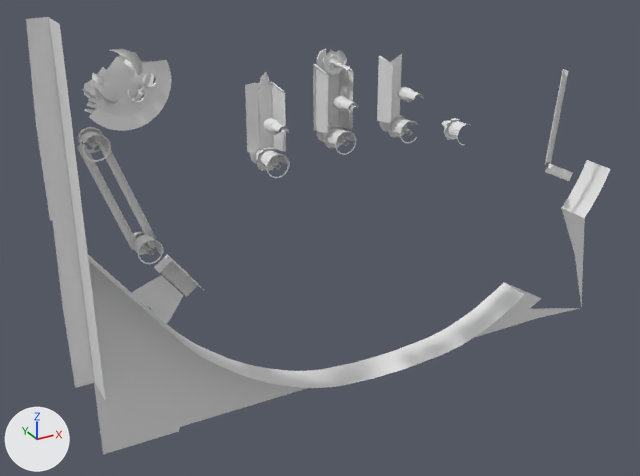
An edit to the OBJ model RoyalFlush_1957/gameitems/Primitive.LM_GI_l1_Parts.obj, drawn before and after from the same camera.
The view is the same before and after, from a 50 mm camera at (-668.0, -985.0, -189.0) aimed at (-95.0, 55.0, -709.0). The lights are fixed; the arrows at lower left show +X, +Y and +Z. Where no turn or scale is listed for an object, it has been applied to the vertices. Vertices at the same position are counted once.

In view in the first picture: 'LM_GI_l1_Parts'.
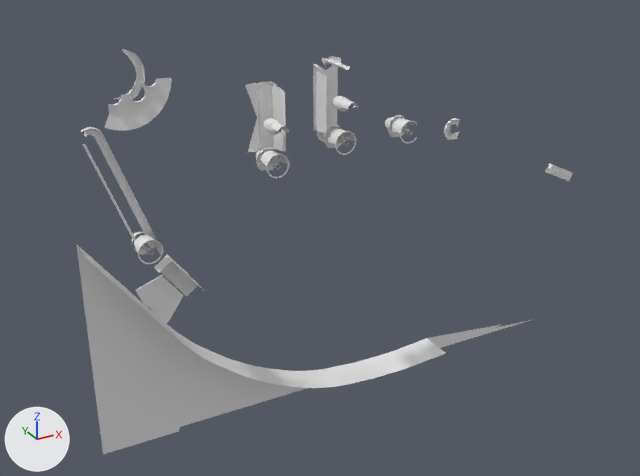
The change, as JSON lines over the scene's bpy script:
```json
{"block": "me_lm_gi_l1_parts", "where": "# used by ob_lm_gi_l1_parts; location = (0.0, 0.0, 0.0)"}
{"op": "remove", "block": "me_lm_gi_l1_parts", "code": "me_lm_gi_l1_parts.from_pydata(...)  # 5138 vertices, 7342 faces; spans x -476.0..452.0, y -24.0..89.0, z -965.0..-362.0"}
{"op": "add", "block": "me_lm_gi_l1_parts", "code": "me_lm_gi_l1_parts.from_pydata(...)  # 3204 vertices, 4574 faces; spans x -445.0..394.0, y -24.0..67.0, z -965.0..-403.0"}
{"block": "me_lm_gi_l1_parts", "change": "me_lm_gi_l1_parts part 1: 30 loose pieces with 1582 vertices, spanning x -476.0..330.0, y -24.0..89.0, z -844.0..-362.0, are deleted"}
{"block": "me_lm_gi_l1_parts", "change": "me_lm_gi_l1_parts part 2: 211 vertices removed from x -204.0..30.0, y -3.0..58.0, z -579.0..-434.0"}
{"block": "me_lm_gi_l1_parts", "change": "me_lm_gi_l1_parts part 3: 91 vertices removed from x -436.0..-326.0, y -3.0..54.0, z -739.0..-403.0"}
{"block": "me_lm_gi_l1_parts", "change": "me_lm_gi_l1_parts part 4: 50 vertices removed from x 6.0..452.0, y -3.0..51.0, z -964.0..-672.0"}
```

Boxes [x1, y1, x2, y2] around the edits, measured in the pictures (640 x 476 px):
```json
{"object": "LM_GI_l1_Parts", "change": "reshaped", "before": [26, 17, 610, 454], "after": [76, 49, 573, 454], "on screen": "15% narrower, 7% shorter"}
{"part": 1, "of": "me_lm_gi_l1_parts", "change": "deleted", "before": [26, 17, 568, 400]}
{"part": 2, "of": "me_lm_gi_l1_parts", "change": "deleted", "before": [250, 49, 353, 164]}
{"part": 3, "of": "me_lm_gi_l1_parts", "change": "deleted", "before": [77, 49, 171, 306]}
{"part": 4, "of": "me_lm_gi_l1_parts", "change": "deleted", "before": [427, 160, 610, 353]}
```
